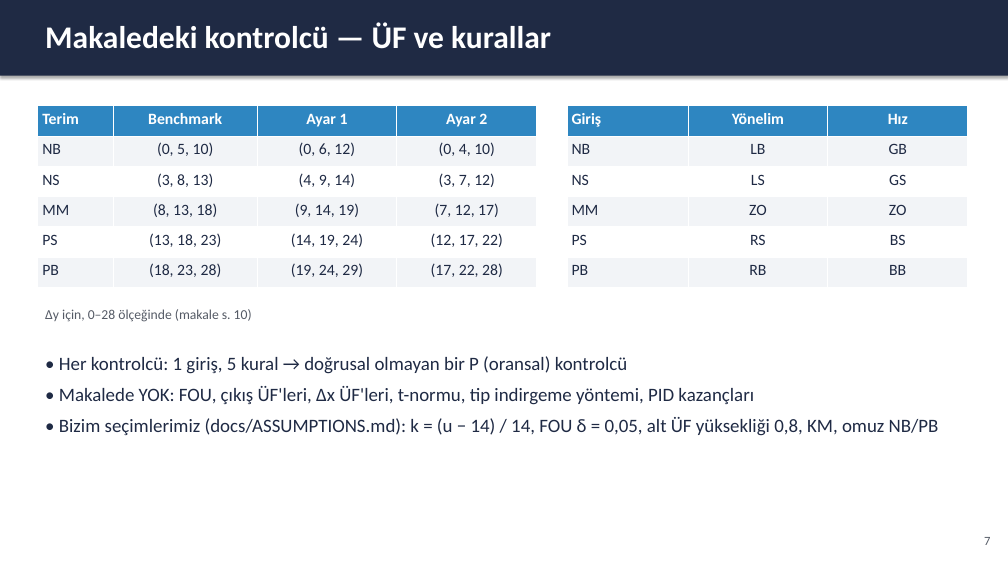
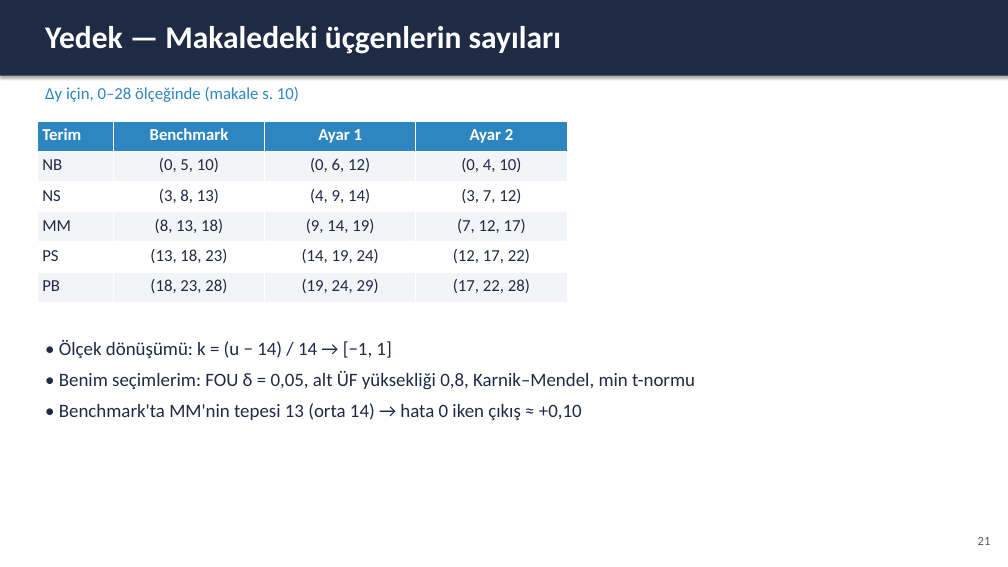
Before and after one commit to Lucryle/bulanikmantik, a slide deck: slide 21 of presentation/sunum.pptx (slide 7 before the commit). Drawn at 1008x567 pixels with LibreOffice and Linux fonts; fonts in the diff are those of the drawing. Boxes give left, top, right and bottom in pixels: in the first picture for what was removed or moved away, otherwise in the second. Text is boxed around its words. In the diff, an @@ line names an element or a change of style, - is before the commit and + after.

```diff
--- a/presentation/sunum.pptx
+++ b/presentation/sunum.pptx
@@ text at bbox=[45, 26, 561, 54]: text changed @@
-Makaledeki kontrolcü — ÜF ve kurallar
+Yedek — Makaledeki üçgenlerin sayıları
@@ text "Δy için, 0–28 ölçeğinde (makale ...": place and size @@
-text "Δy için, 0–28 ölçeğinde (makale ..." at bbox=[45, 309, 252, 322]
+text "Δy için, 0–28 ölçeğinde (makale ..." at bbox=[45, 87, 299, 102]
@@ text "Δy için, 0–28 ölçeğinde (makale ..." at bbox=[45, 87, 299, 102]: size 13 to 16 pt, text colour #555B66 to #2E86C1 @@
@@ table removed at bbox=[567, 106, 968, 287], 6 rows, 3 columns @@
-Giriş | Yönelim | Hız
-NB | LB | GB
-NS | LS | GS
-MM | ZO | ZO
-PS | RS | BS
-PB | RB | BB
@@ table at bbox=[38, 121, 567, 302] @@
@@ size 15 to 16 pt @@
@@ table: place and size @@
-table at bbox=[38, 106, 537, 287]
+table at bbox=[38, 121, 567, 302]
@@ text at bbox=[59, 340, 695, 420]: text changed @@
-• Her kontrolcü: 1 giriş, 5 kural → doğrusal olmayan bir P (oransal) kontrolcü
-• Makalede YOK: FOU, çıkış ÜF'leri, Δx ÜF'leri, t-normu, tip indirgeme yöntemi, PID kazançları
-• Bizim seçimlerimiz (docs/ASSUMPTIONS.md): k = (u − 14) / 14, FOU δ = 0,05, alt ÜF yüksekliği 0,8, KM, omuz NB/PB
+• Ölçek dönüşümü: k = (u − 14) / 14 → [−1, 1]
+• Benim seçimlerim: FOU δ = 0,05, alt ÜF yüksekliği 0,8, Karnik–Mendel, min t-normu
+• Benchmark'ta MM'nin tepesi 13 (orta 14) → hata 0 iken çıkış ≈ +0,10
@@ text at bbox=[978, 537, 991, 545]: text changed @@
-7
+21
```
Also in this commit, not shown: 7 other slides changed, 17 slides added, 14 slides removed, 1 other file.
